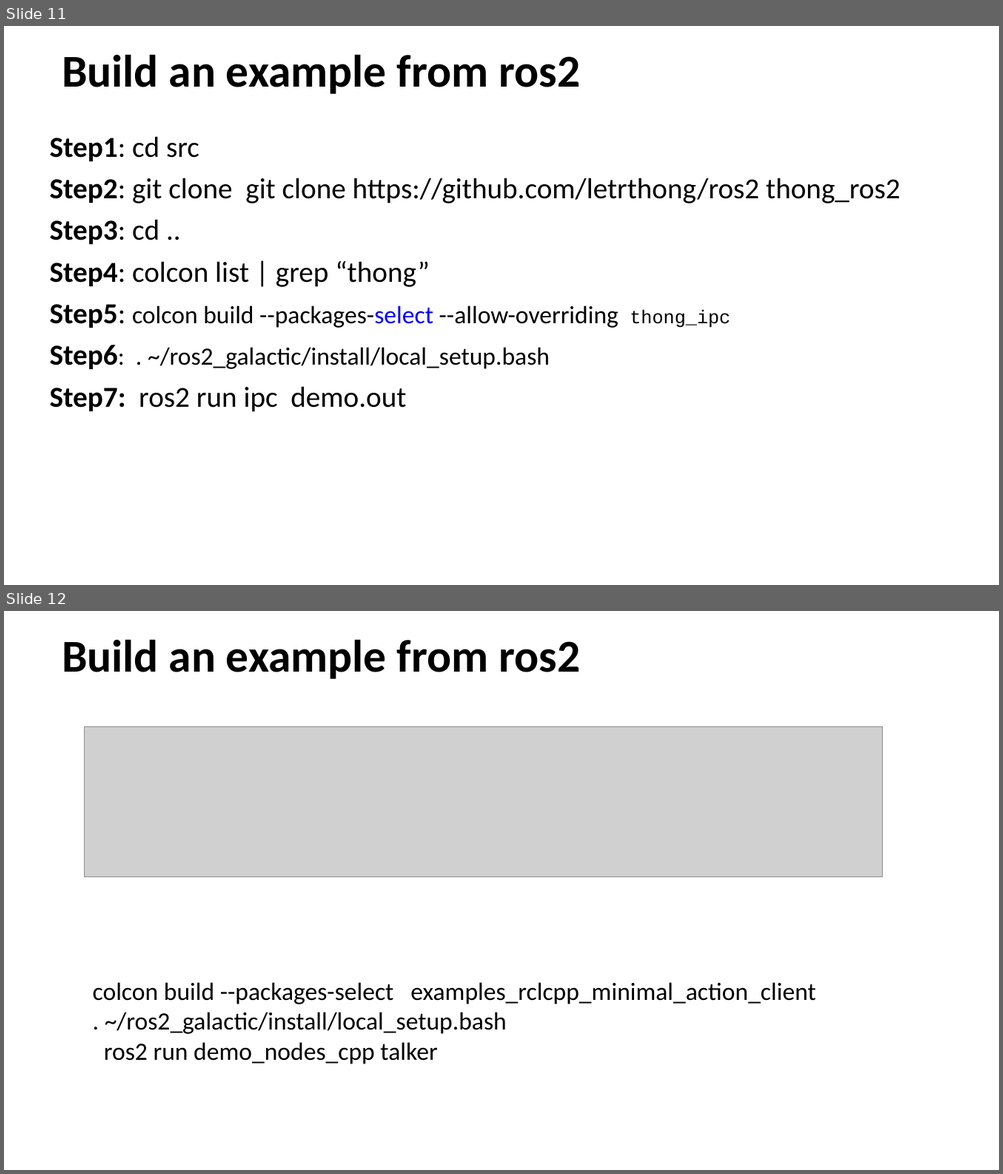
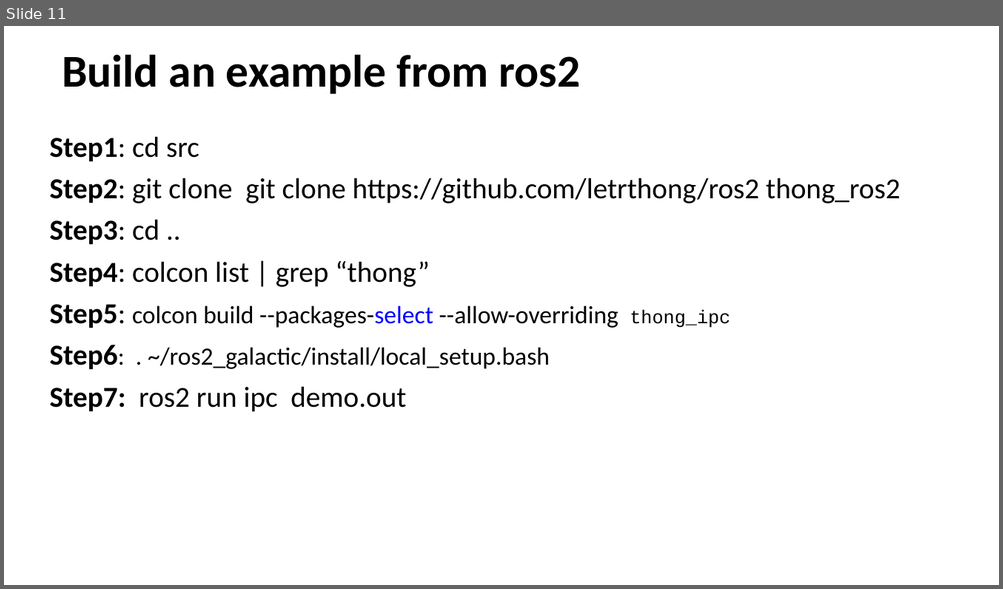
Before and after one commit to letrthong/ros2, a slide deck: ros2.pptx. Shown one above the other, each under a label of ours: slides 11 and 12 before the commit, slide 11 after it. The pictures are 1003x1174 and 1003x589 pixels, drawn with LibreOffice and Linux fonts; fonts in the diff are those of the drawing; grey boxes stand for pictures. Boxes give left, top, right and bottom in pixels: in the first picture for what was removed or moved away, otherwise in the second. Text is boxed around its words. In the diff, an @@ line names an element or a change of style, - is before the commit and + after.

```diff
--- a/ros2.pptx
+++ b/ros2.pptx
@@ slide 12 removed at <box>4,611,999,1170</box>, background #FFFFFF @@
@@ title removed at <box>62,639,580,679</box> @@
-Build an example from ros2
@@ picture removed at <box>84,726,882,877</box> @@
@@ text removed at <box>93,982,815,1065</box> @@
-colcon build --packages-select examples_rclcpp_minimal_action_client
-. ~/ros2_galactic/install/local_setup.bash
-ros2 run demo_nodes_cpp talker
```
Also in this commit, not shown: 1 slide changed, 1 slide added, 1 other file.
